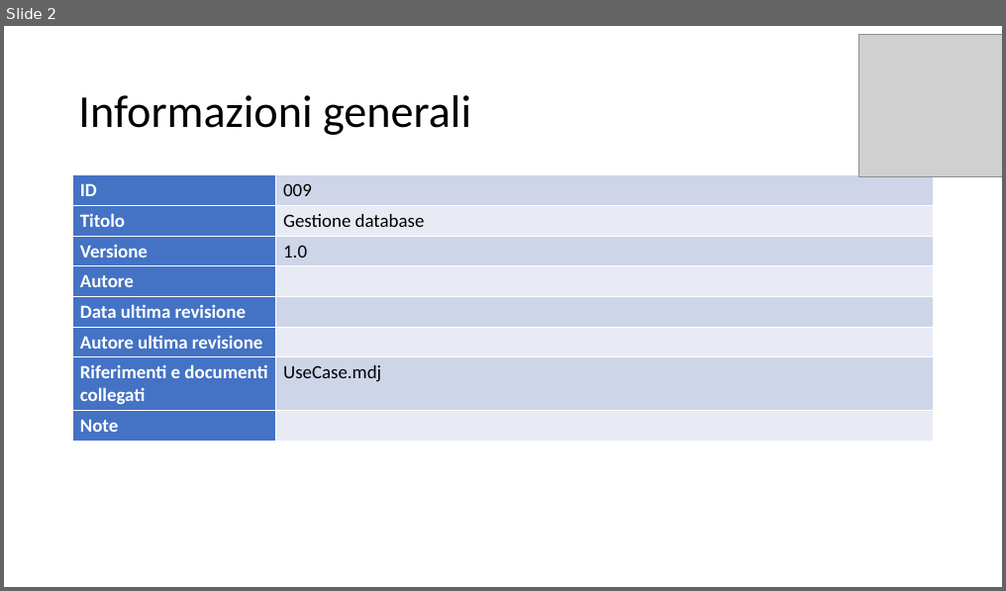
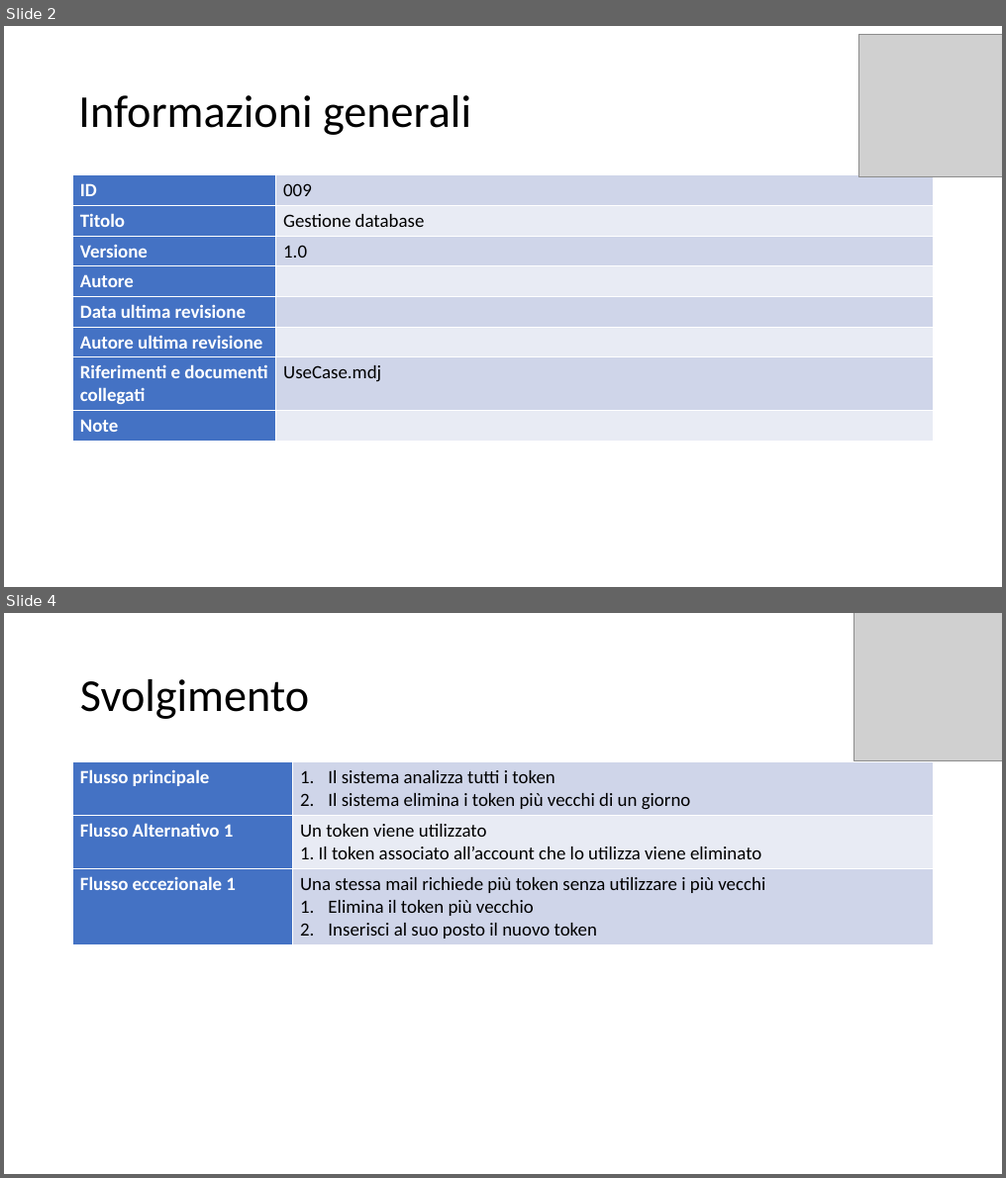
Before and after one commit to itsar19-20/quiz, a slide deck: docs/UseCaseApp/Sistema/UseCaseGestioneDatabase.pptx. Shown one above the other, each under a label of ours: slide 2 before the commit, slides 2 and 4 after it; the slides between them are not shown. The pictures are 1006x591 and 1006x1178 pixels, drawn with LibreOffice and Linux fonts; fonts in the diff are those of the drawing; grey boxes stand for pictures. Boxes give left, top, right and bottom in pixels: in the first picture for what was removed or moved away, otherwise in the second. Text is boxed around its words. In the diff, an @@ line names an element or a change of style, - is before the commit and + after.

```diff
--- a/docs/UseCaseApp/Sistema/UseCaseGestioneDatabase.pptx
+++ b/docs/UseCaseApp/Sistema/UseCaseGestioneDatabase.pptx
@@ slide 4 added at <box>4,613,1002,1174</box>, background #FFFFFF @@
@@ picture added at <box>853,613,1002,761</box> @@
@@ title added at <box>80,679,309,719</box>, 44 pt, text #000000 @@
+Svolgimento
@@ table added at <box>73,762,934,943</box>, 3 rows, 2 columns @@
+Flusso principale | Il sistema analizza tutti i token / Il sistema elimina i token più vecchi di un giorno
+Flusso Alternativo 1 | Un token viene utilizzato / 1. Il token associato all’account che lo utilizza viene eliminato
+Flusso eccezionale 1 | Una stessa mail richiede più token senza utilizzare i più vecchi / Elimina il token più vecchio / Inserisci al suo posto il nuovo token
```
Also in this commit, not shown: 2 slides changed, 1 slide removed, 3 other files.
